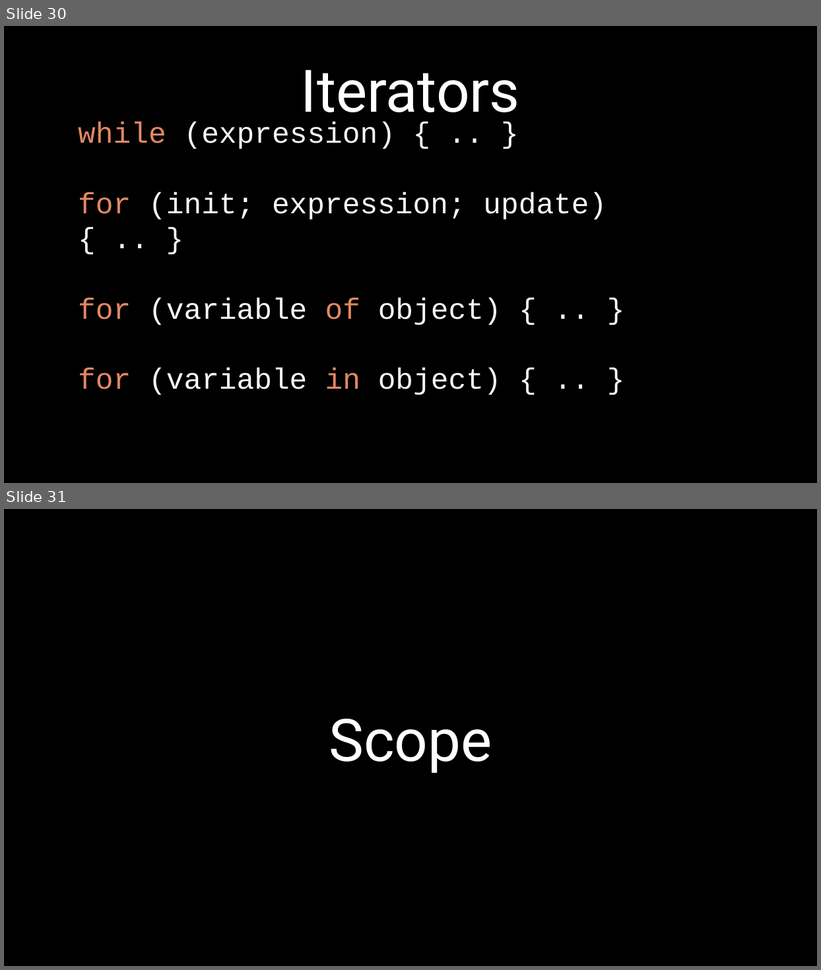
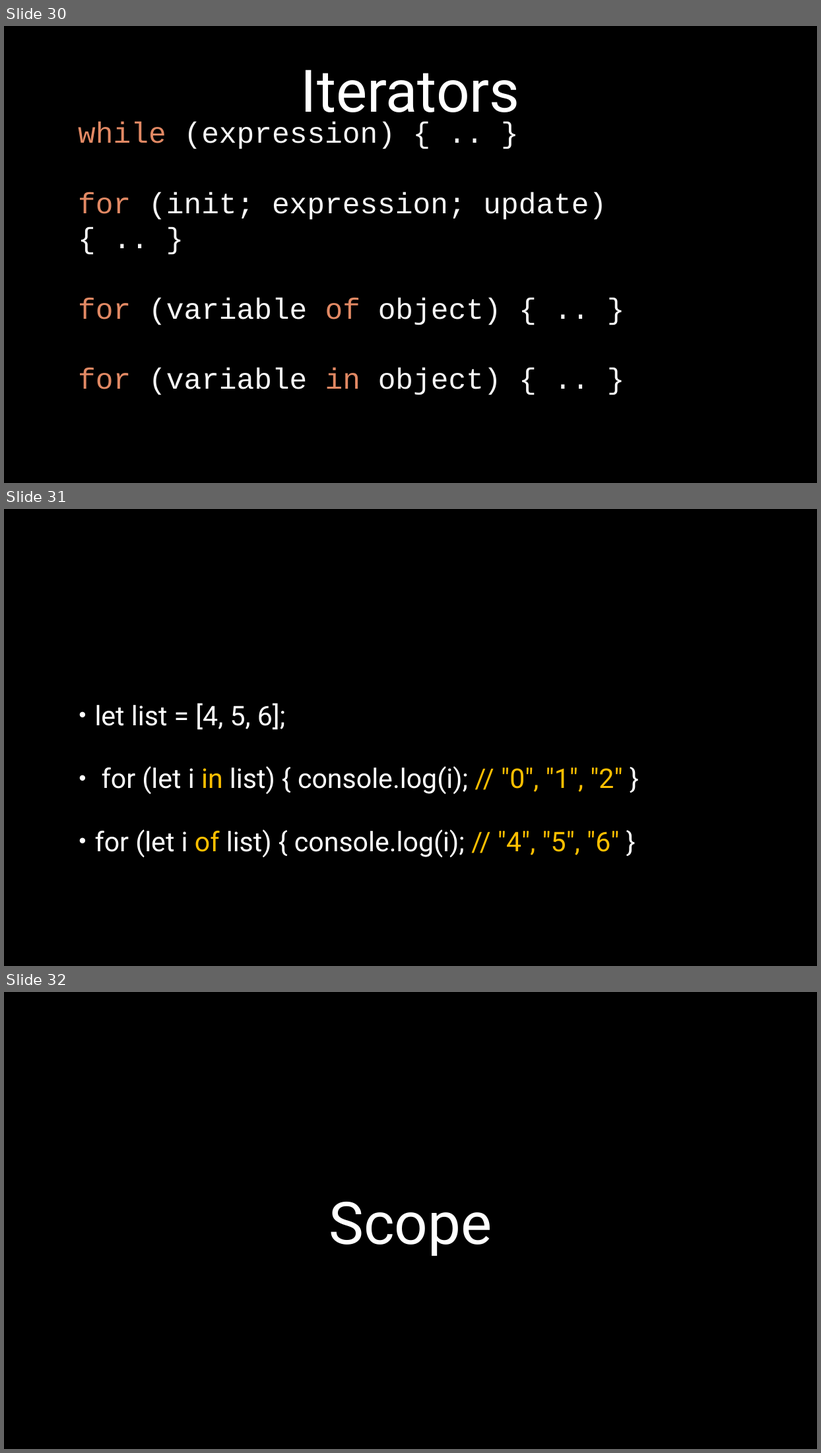
Before and after one commit to petereijgermans11/frontend-cursus, a slide deck: frontend-cursus/ 3 - JavaScript Language.pptx. Shown one above the other, each under a label of ours: slides 30 and 31 before the commit, slides 30, 31 and 32 after it. The pictures are 821x970 and 821x1453 pixels, drawn with LibreOffice and Linux fonts; fonts in the diff are those of the drawing. Boxes give left, top, right and bottom in pixels: in the first picture for what was removed or moved away, otherwise in the second. Text is boxed around its words. In the diff, an @@ line names an element or a change of style, - is before the commit and + after.

```diff
--- a/frontend-cursus/ 3 - JavaScript Language.pptx
+++ b/frontend-cursus/ 3 - JavaScript Language.pptx
@@ slide 31 added at [4,509,817,966], background #000000 @@
@@ text added at [95,703,622,858], 24 pt, text #FFFFFF @@
+• let list = [4, 5, 6];
+• for (let i in list) { console.log(i); // "0", "1", "2" }
+• for (let i of list) { console.log(i); // "4", "5", "6" }
@@ what was slide 31 is now slide 32 @@
```
Also in this commit, not shown: 1 other slide added, 2 other files.
